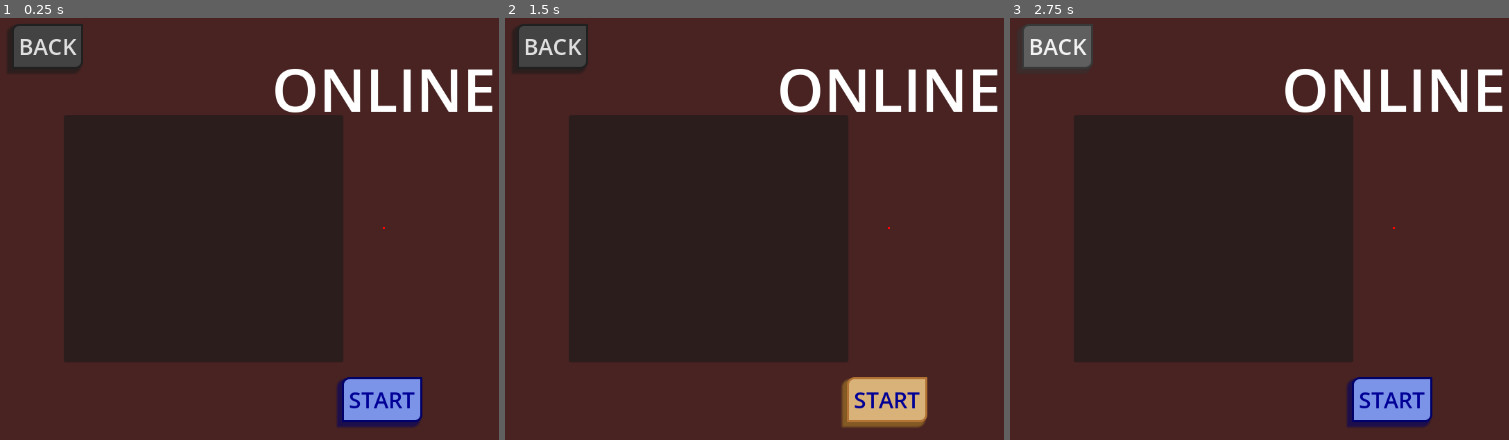
Above: before the commit, frames 1-3 (left to right).
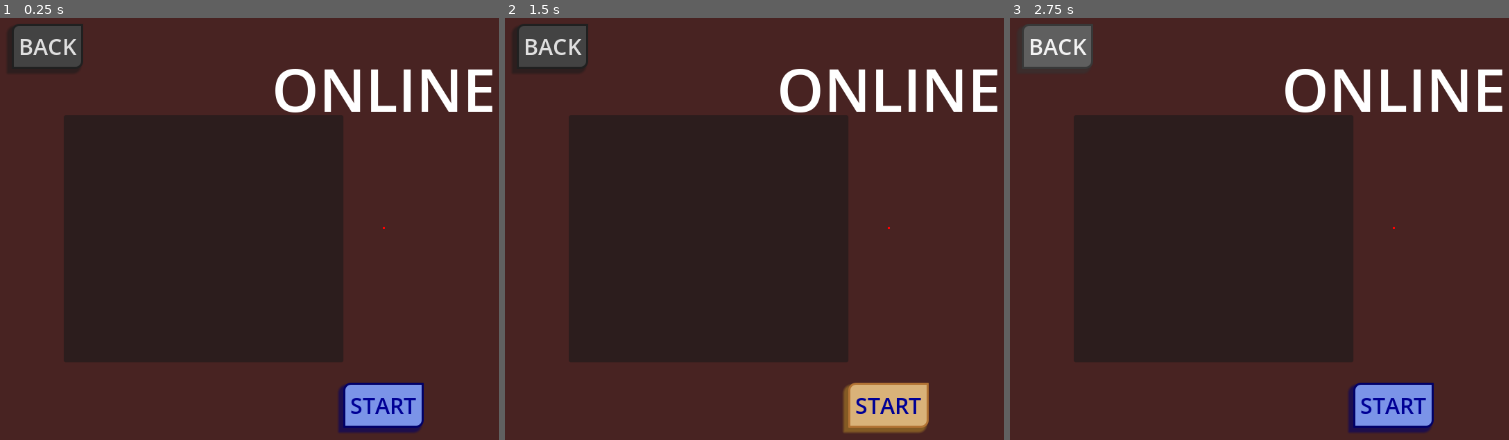
Above: after the commit, the same moments.

Repository: sillyLao/Benjamin
Game: Godot game, scene res://scenes/Menu/online_lobby_menu.tscn
Two runs of this game, one before a commit and one after it. Both use one fixed random seed, a clock stepped at 60 frames per second and the inputs below. This scene is started directly instead of the project's main scene. The engine's default icon, where the game draws it, is replaced by a stand-in: a white triangle on a blue panel in a dark square.
Inputs:
- Up to frame 1 (0.25 s): no input
- Up to frame 2 (1.5 s): click "START" at 0.5 s; click "START" at 1.25 s
- Up to frame 3 (2.75 s): click "BACK" at 2 s

The runs differ from the first frame. In frame 1, 1.3% of the frame differs, in the area x 67-85%, y 85-99%; in frame 2, 1.3%; in frame 3, 1.3%.
Error in both runs: Cannot call method 'close' on a null value. (res://scripts/online_lobby_menu.gd:74)

Commit message:
start button anchors

Diff:
--- a/scenes/Menu/online_lobby_menu.tscn
+++ b/scenes/Menu/online_lobby_menu.tscn
@@ -45,11 +45,18 @@
 text = "ONLINE"
 
 [node name="Button" type="Button" parent="."]
-layout_mode = 0
-offset_left = 516.0
-offset_top = 540.0
-offset_right = 632.0
-offset_bottom = 593.0
+layout_mode = 1
+anchors_preset = -1
+anchor_left = 0.5
+anchor_top = 1.0
+anchor_right = 0.5
+anchor_bottom = 1.0
+offset_left = -58.0
+offset_top = -53.0
+offset_right = 58.0
+offset_bottom = -35.0
+grow_horizontal = 2
+grow_vertical = 0
 focus_mode = 0
 theme = ExtResource("1_j8ywt")
 text = "START"
